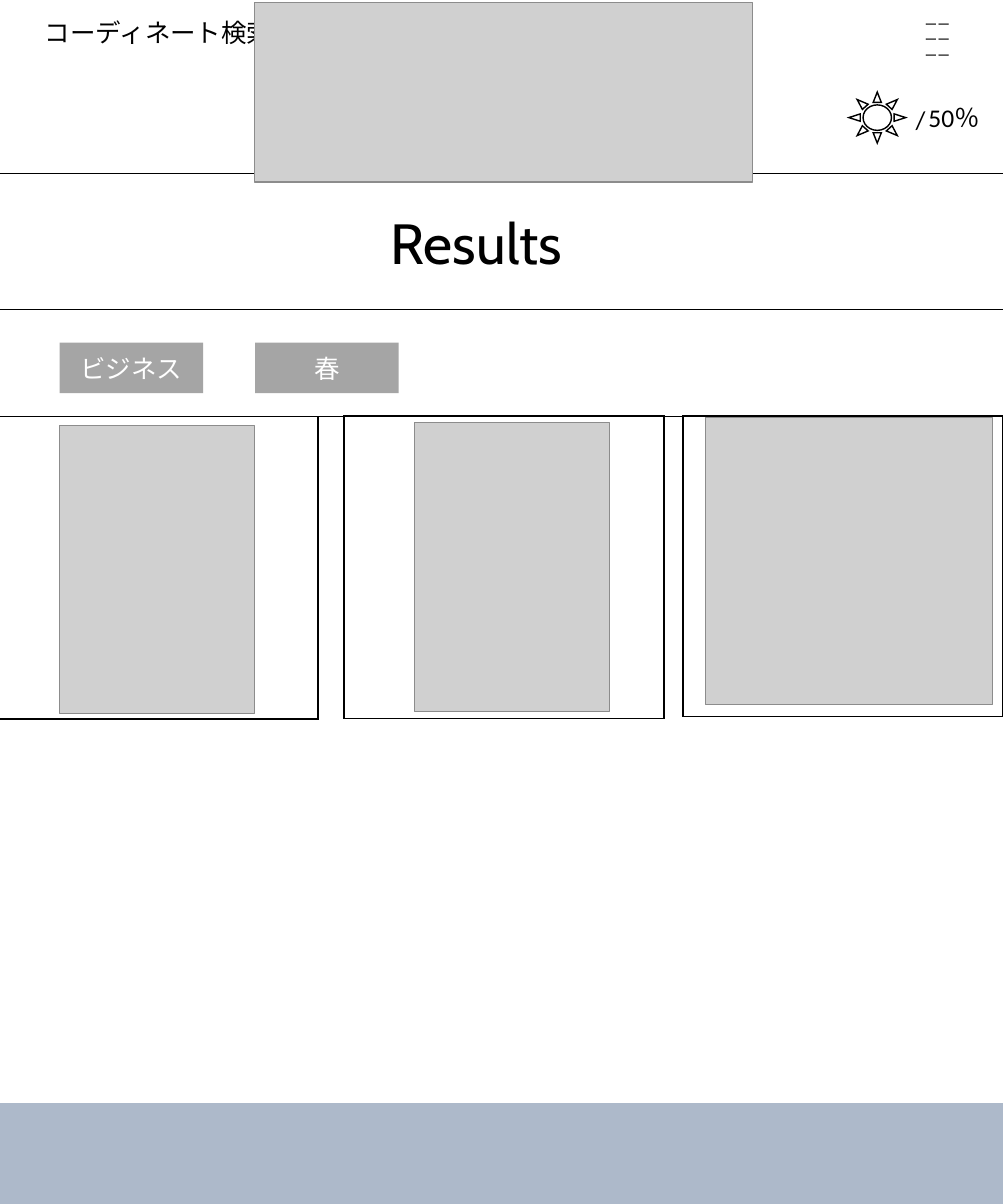
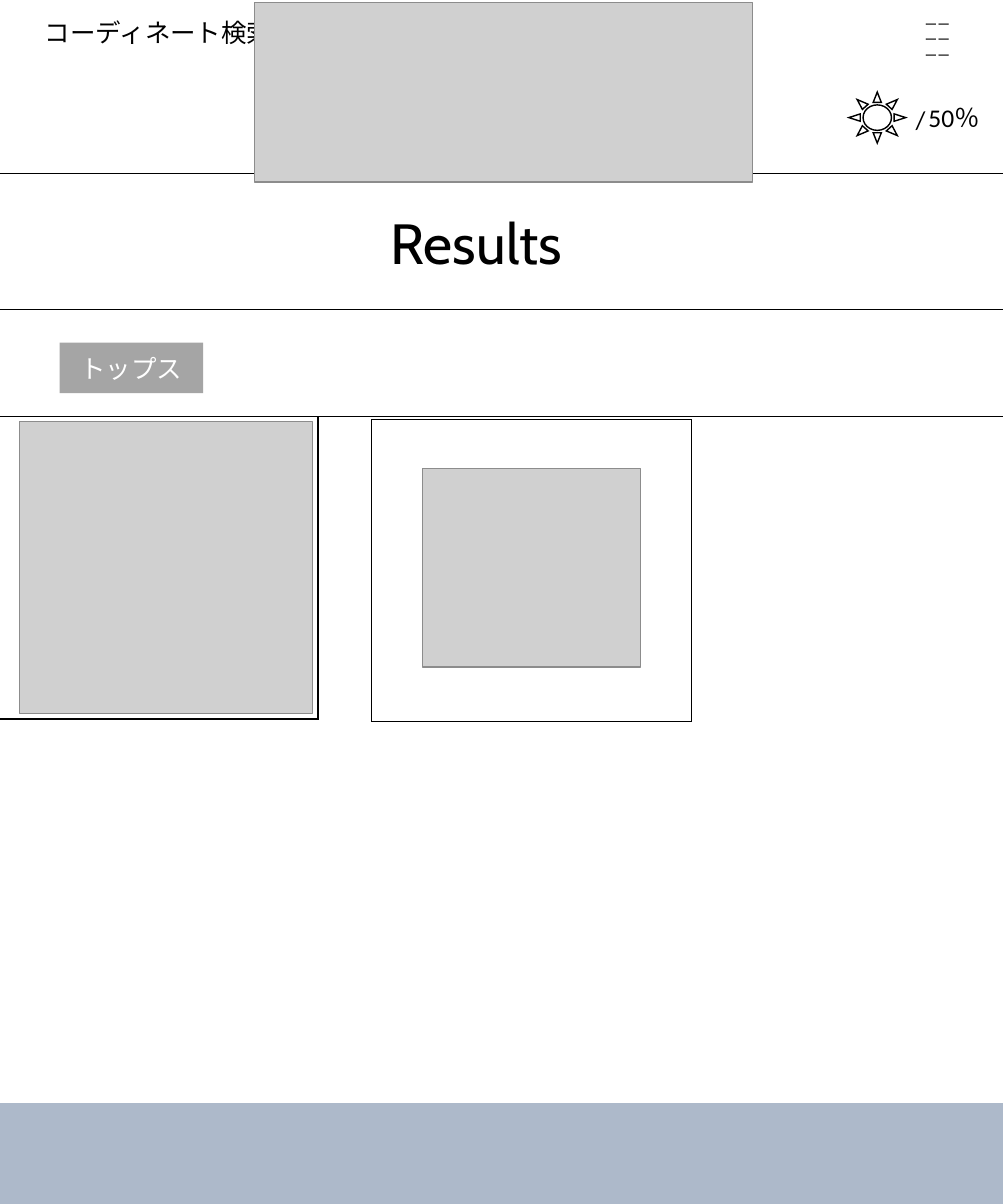
Before and after one commit to dojo2022/E-4, a slide deck: slide 9 of doc/デザイン.pptx. Drawn at 1003x1204 pixels with LibreOffice and Linux fonts; fonts in the diff are those of the drawing; grey boxes stand for pictures. Boxes give left, top, right and bottom in pixels: in the first picture for what was removed or moved away, otherwise in the second. Text is boxed around its words. In the diff, an @@ line names an element or a change of style, - is before the commit and + after.

```diff
--- a/doc/デザイン.pptx
+++ b/doc/デザイン.pptx
@@ text in rectangle at (80, 357, 182, 380): text changed @@
-ビジネス
+トップス
@@ rectangle removed at (255, 342, 399, 393) @@
-春
@@ rectangle: place and size @@
-rectangle at (344, 416, 664, 719)
+rectangle at (371, 419, 691, 722)
@@ rectangle removed at (683, 416, 1003, 717) @@
@@ picture removed at (705, 418, 993, 705) @@
@@ picture: place and size @@
-picture at (59, 426, 255, 714)
+picture at (20, 421, 313, 714)
@@ picture: place and size @@
-picture at (414, 423, 609, 711)
+picture at (423, 468, 641, 667)
```
Also in this commit, not shown: 6 other slides changed.
